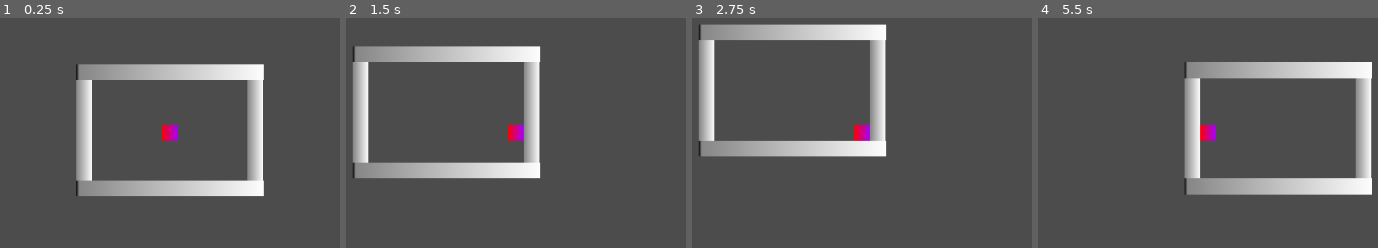
Above: before the commit, frames 1-4 (left to right).
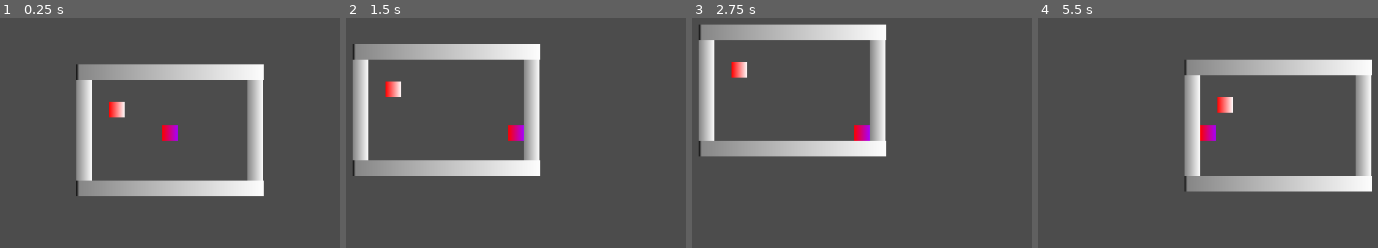
Above: after the commit, the same moments.

Repository: tactical-fluke/MoonJam2022.2
Game: Godot game, scene res://TestScene.tscn
Two runs of this game, one before a commit and one after it. Both use one fixed random seed, a clock stepped at 60 frames per second and the inputs below. The project has no main scene, so this scene is started directly.
Inputs:
- Up to frame 1 (0.25 s): no input
- Up to frame 2 (1.5 s): tap Enter at 0.5 s; hold D (movement_right) 0.53-1.28 s; hold S (movement_down) from 1.28 s (still down)
- Up to frame 3 (2.75 s): tap Space at 2 s; release S (movement_down) at 2.03 s; hold D (movement_right) from 2.03 s (still down)
- Up to frame 4 (5.5 s): tap Enter at 2.75 s; release D (movement_right) at 2.78 s; hold W (movement_up) 2.78-3.53 s; hold A (movement_left) 3.53-5.03 s; hold S (movement_down) from 5.03 s (still down)

The runs differ from the first frame. In frame 1, 0.3% of the frame differs, in the area x 32-37%, y 36-44%; in frame 2, 2.9%; in frame 3, 0.3%; in frame 4, 3.4%, in the area x 42-99%, y 17-77%.
Error before the commit: Division By Zero in operator '/'. (res://Player.gd:26)

Commit message:
Add stat block + items

Diff:
--- /dev/null
+++ b/Item.gd
@@ -0,0 +1,18 @@
+extends Node2D
+
+export (Resource) var stat_block
+
+
+# Called when the node enters the scene tree for the first time.
+func _ready():
+	pass
+
+# Called when another body enters this items area
+func _on_Area2D_body_entered(body):
+	if body.is_in_group("Player"):
+		var player_stat_block = body.stat_block
+		player_stat_block.max_health += stat_block.max_health
+		player_stat_block.max_speed += stat_block.max_speed
+		player_stat_block.acceleration += stat_block.acceleration
+		player_stat_block.damage_multiplier += stat_block.damage_multiplier
+		queue_free()
--- /dev/null
+++ b/Item.tscn
@@ -0,0 +1,27 @@
+[gd_scene load_steps=6 format=2]
+
+[ext_resource path="res://Item.gd" type="Script" id=1]
+[ext_resource path="res://max_speed_add_stat_block.tres" type="Resource" id=2]
+
+[sub_resource type="RectangleShape2D" id=1]
+
+[sub_resource type="Gradient" id=2]
+colors = PoolColorArray( 1, 0, 0, 1, 1, 1, 1, 1 )
+
+[sub_resource type="GradientTexture" id=3]
+gradient = SubResource( 2 )
+
+[node name="Item" type="Node2D"]
+script = ExtResource( 1 )
+stat_block = ExtResource( 2 )
+
+[node name="Area2D" type="Area2D" parent="."]
+
+[node name="CollisionShape2D" type="CollisionShape2D" parent="Area2D"]
+shape = SubResource( 1 )
+
+[node name="Sprite" type="Sprite" parent="."]
+scale = Vector2( 0.00976562, 20 )
+texture = SubResource( 3 )
+
+[connection signal="body_entered" from="Area2D" to="." method="_on_Area2D_body_entered"]
--- a/Player.gd
+++ b/Player.gd
@@ -1,15 +1,17 @@
 extends KinematicBody2D
 
-export (float) var movement_speed = 40
+export (float) var base_movement_speed = 40
 export (float) var friction = 20
-export (float) var acceleration = 20
+export (float) var base_acceleration = 20
 
+export (Resource) var stat_block = StatBlock.new()
 
 var velocity = Vector2.ZERO
 
 # Called when the node enters the scene tree for the first time.
 func _ready():
-	pass # Replace with function body.
+	stat_block.max_speed = base_movement_speed
+	stat_block.acceleration = base_acceleration
 
 # Gets the movement input. Modifies `velocity`
 func get_movement_input():
@@ -23,7 +25,9 @@
 	if Input.is_action_pressed("movement_right"):
 		movement_keys_pressed += 1
 
-	var effective_acceleration =  acceleration / movement_keys_pressed
+	var effective_acceleration = stat_block.acceleration
+	if movement_keys_pressed > 0:
+		stat_block.acceleration / movement_keys_pressed
 
 	if Input.is_action_pressed("movement_up"):
 		velocity.y -= effective_acceleration
@@ -34,7 +38,7 @@
 	if Input.is_action_pressed("movement_right"):
 		velocity.x += effective_acceleration
 
-	velocity = velocity.clamped(movement_speed)
+	velocity = velocity.clamped(stat_block.max_speed)
 
 
 func _physics_process(delta):
--- a/Player.tscn
+++ b/Player.tscn
@@ -10,7 +10,7 @@
 [sub_resource type="GradientTexture" id=3]
 gradient = SubResource( 2 )
 
-[node name="Player" type="KinematicBody2D"]
+[node name="Player" type="KinematicBody2D" groups=["Player"]]
 script = ExtResource( 1 )
 
 [node name="CollisionShape2D" type="CollisionShape2D" parent="."]
--- /dev/null
+++ b/StatBlock.gd
@@ -0,0 +1,9 @@
+extends Resource
+
+class_name StatBlock
+
+export (int) var max_health = 0
+export (int) var max_speed = 0
+export (float) var damage_multiplier = 0
+
+export (float) var acceleration = 0
--- a/TestScene.tscn
+++ b/TestScene.tscn
@@ -1,14 +1,10 @@
-[gd_scene load_steps=3 format=2]
+[gd_scene load_steps=4 format=2]
 
 [ext_resource path="res://Player.tscn" type="PackedScene" id=1]
 [ext_resource path="res://Wall.tscn" type="PackedScene" id=2]
+[ext_resource path="res://Item.tscn" type="PackedScene" id=3]
 
 [node name="root" type="Node2D"]
-
-[node name="Player" parent="." instance=ExtResource( 1 )]
-movement_speed = 150.0
-friction = 10.0
-acceleration = 30.0
 
 [node name="Walls" type="Node" parent="."]
 
@@ -27,3 +23,11 @@
 [node name="Wall4" parent="Walls" instance=ExtResource( 2 )]
 position = Vector2( 0, 71 )
 scale = Vector2( 12, 1.01025 )
+
+[node name="Player" parent="." instance=ExtResource( 1 )]
+base_movement_speed = 150.0
+base_acceleration = 50.0
+
+[node name="Item" parent="." instance=ExtResource( 3 )]
+position = Vector2( -68, -30 )
+delta_max_speed = 200
--- /dev/null
+++ b/max_speed_add_stat_block.tres
@@ -0,0 +1,10 @@
+[gd_resource type="Resource" load_steps=2 format=2]
+
+[ext_resource path="res://StatBlock.gd" type="Script" id=1]
+
+[resource]
+script = ExtResource( 1 )
+max_health = 0
+max_speed = 200
+damage_multiplier = 0.0
+acceleration = 0.0
--- a/project.godot
+++ b/project.godot
@@ -7,6 +7,16 @@
 ;   param=value ; assign values to parameters
 
 config_version=4
+
+_global_script_classes=[ {
+"base": "Resource",
+"class": "StatBlock",
+"language": "GDScript",
+"path": "res://StatBlock.gd"
+} ]
+_global_script_class_icons={
+"StatBlock": ""
+}
 
 [application]
 
